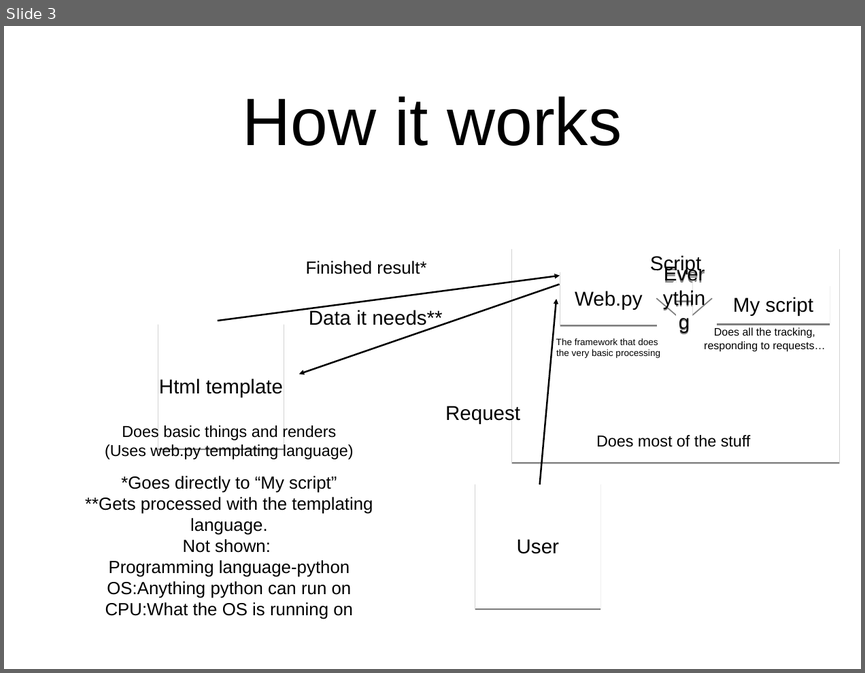
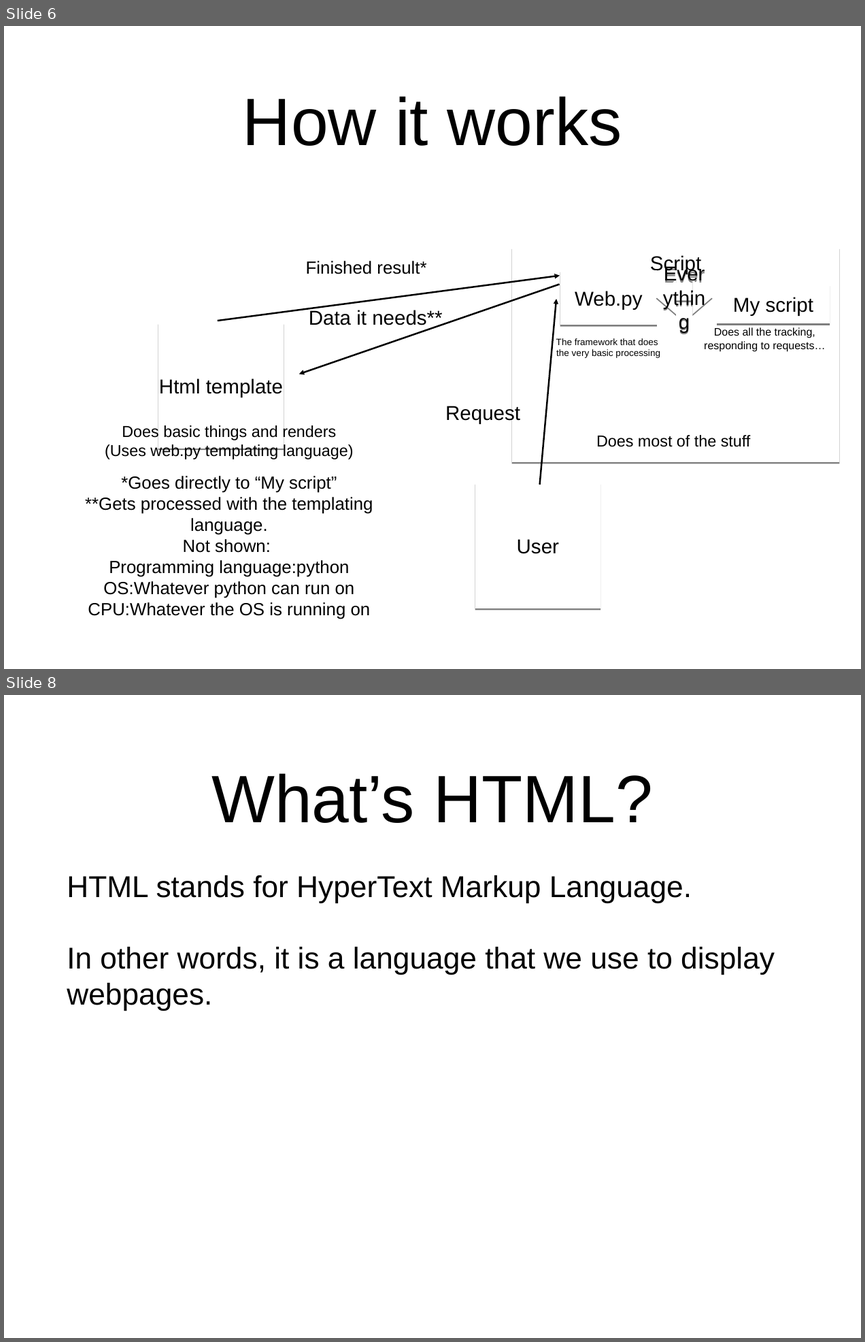
Before and after one commit to CrazyPython/DebateForum, a slide deck: Presentation.ppt. Shown one above the other, each under a label of ours: slide 3 before the commit, slides 6 and 8 after it; the slides between them are not shown. The pictures are 865x673 and 865x1342 pixels, drawn with LibreOffice and Linux fonts; fonts in the diff are those of the drawing. Boxes give left, top, right and bottom in pixels: in the first picture for what was removed or moved away, otherwise in the second. Text is boxed around its words. In the diff, an @@ line names an element or a change of style, - is before the commit and + after.

```diff
--- a/Presentation.ppt
+++ b/Presentation.ppt
@@ slide 8 added at bbox=[4, 695, 861, 1338], background #FFFFFF @@
@@ title added at bbox=[211, 773, 653, 823], 80 pt, text #000000 @@
+What’s HTML?
@@ text added at bbox=[67, 875, 774, 1010], 36 pt, text #000000 @@
+HTML stands for HyperText Markup Language.
+In other words, it is a language that we use to display webpages.
@@ what was slide 3 is now slide 6 @@
@@ slide 6 changed as well @@
@@ text in free at bbox=[88, 560, 371, 619]: text changed @@
-Programming language-python
-OS:Anything python can run on
-CPU:What the OS is running on
+Programming language:python
+OS:Whatever python can run on
+CPU:Whatever the OS is running on
```
Also in this commit, not shown: 2 other slides changed, 11 other slides added, 3 slides removed, 1 other file.
